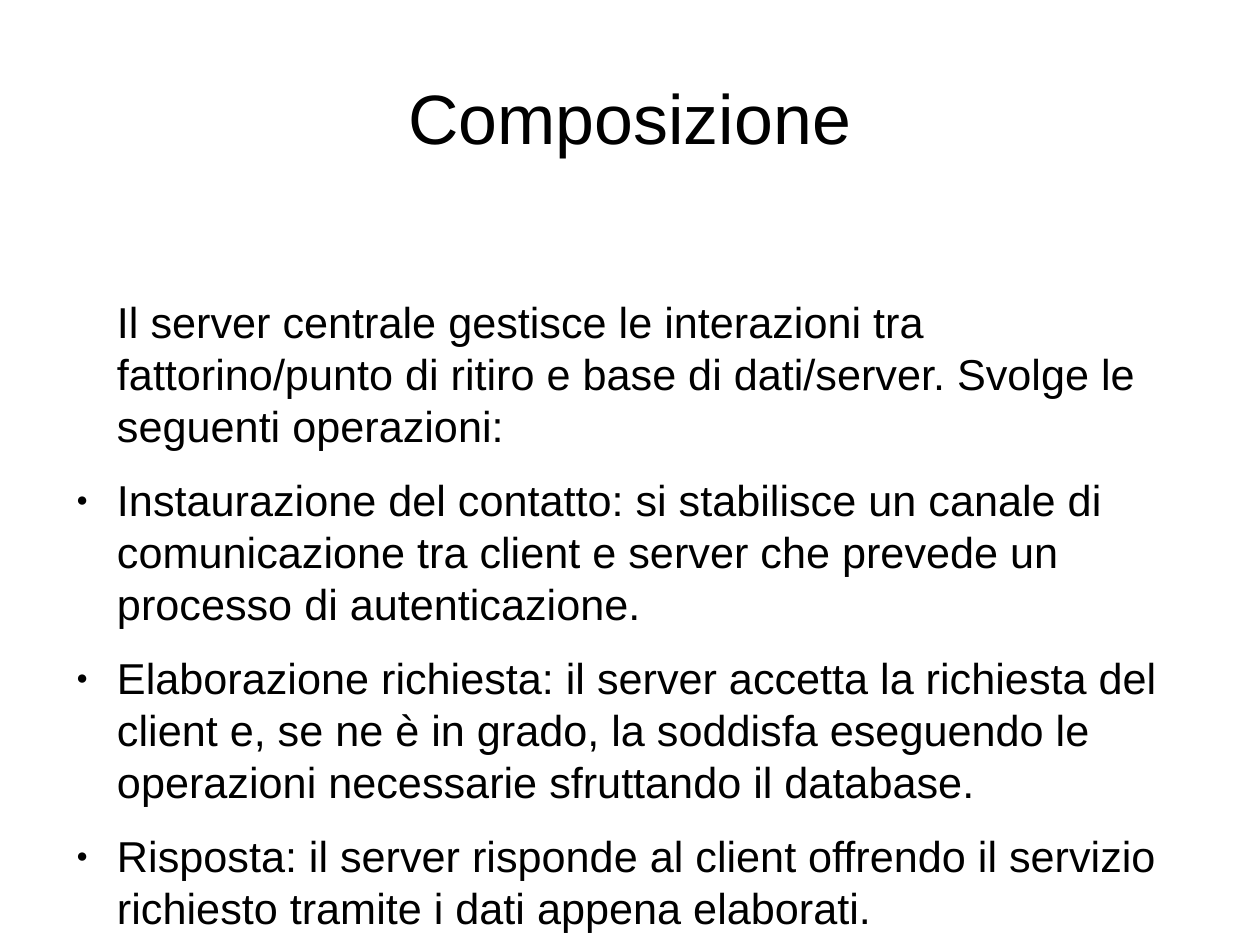
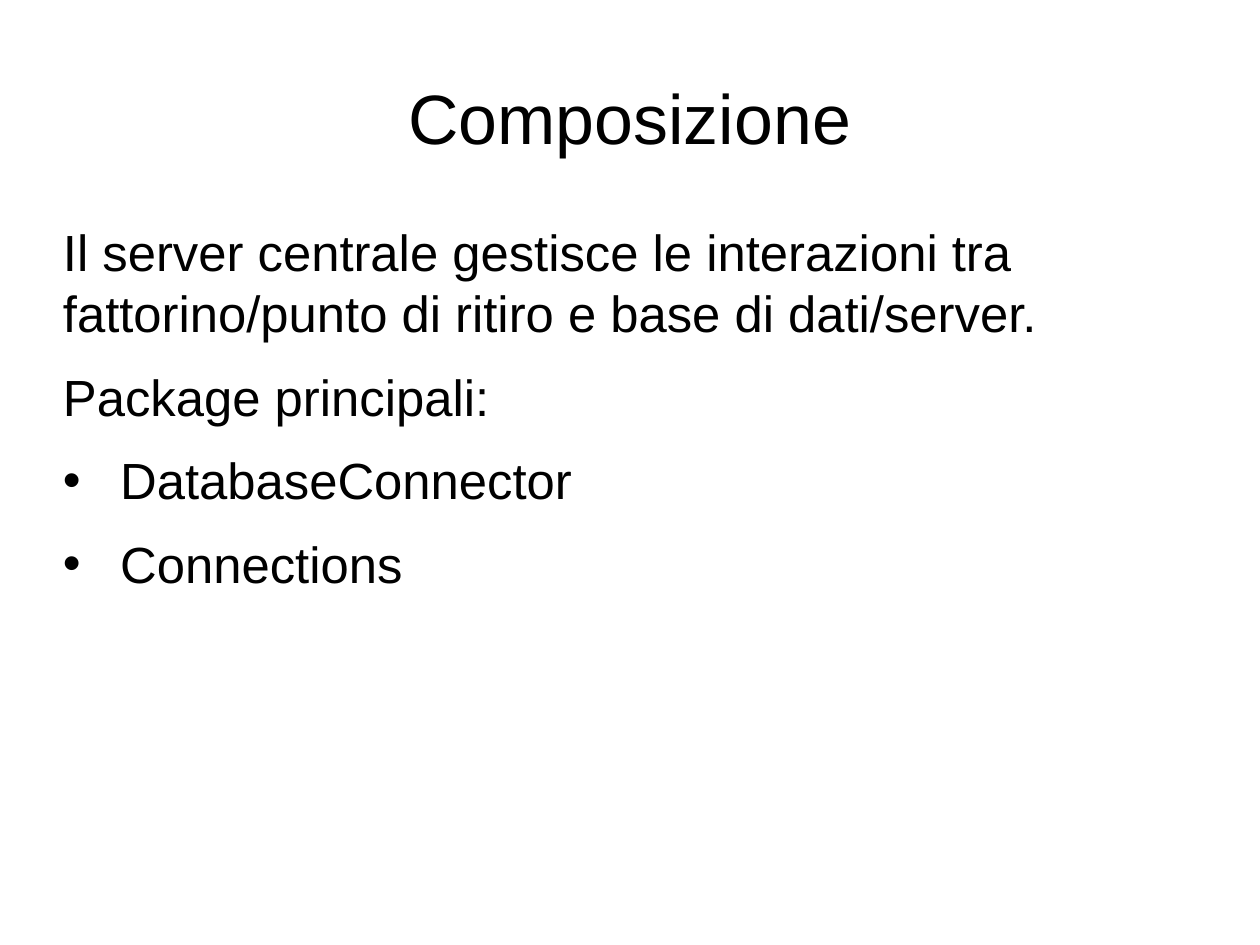
Before and after one commit to LeoCard1/Progetto-D19, a slide deck: slide 6 of PresentazioneProgettoD19.odp. Drawn at 1260x945 pixels with LibreOffice and Linux fonts; fonts in the diff are those of the drawing. Boxes give left, top, right and bottom in pixels: in the first picture for what was removed or moved away, otherwise in the second. Text is boxed around its words. In the diff, an @@ line names an element or a change of style, - is before the commit and + after.

```diff
--- a/PresentazioneProgettoD19.odp
+++ b/PresentazioneProgettoD19.odp
@@ text at (x1=63, y1=234, x2=1036, y2=584): text changed; size 27.2 to 32 pt @@
-Il server centrale gestisce le interazioni tra fattorino/punto di ritiro e base di dati/server. Svolge le seguenti operazioni:
-● Instaurazione del contatto: si stabilisce un canale di comunicazione tra client e server che prevede un processo di autenticazione.
-● Elaborazione richiesta: il server accetta la richiesta del client e, se ne è in grado, la soddisfa eseguendo le operazioni necessarie sfruttando il database.
-● Risposta: il server risponde al client offrendo il servizio richiesto tramite i dati appena elaborati.
+Il server centrale gestisce le interazioni tra fattorino/punto di ritiro e base di dati/server.
+Package principali:
+• DatabaseConnector
+• Connections
```
Also in this commit, not shown: 23 other slides changed, 1 slide added, 1 other file.
